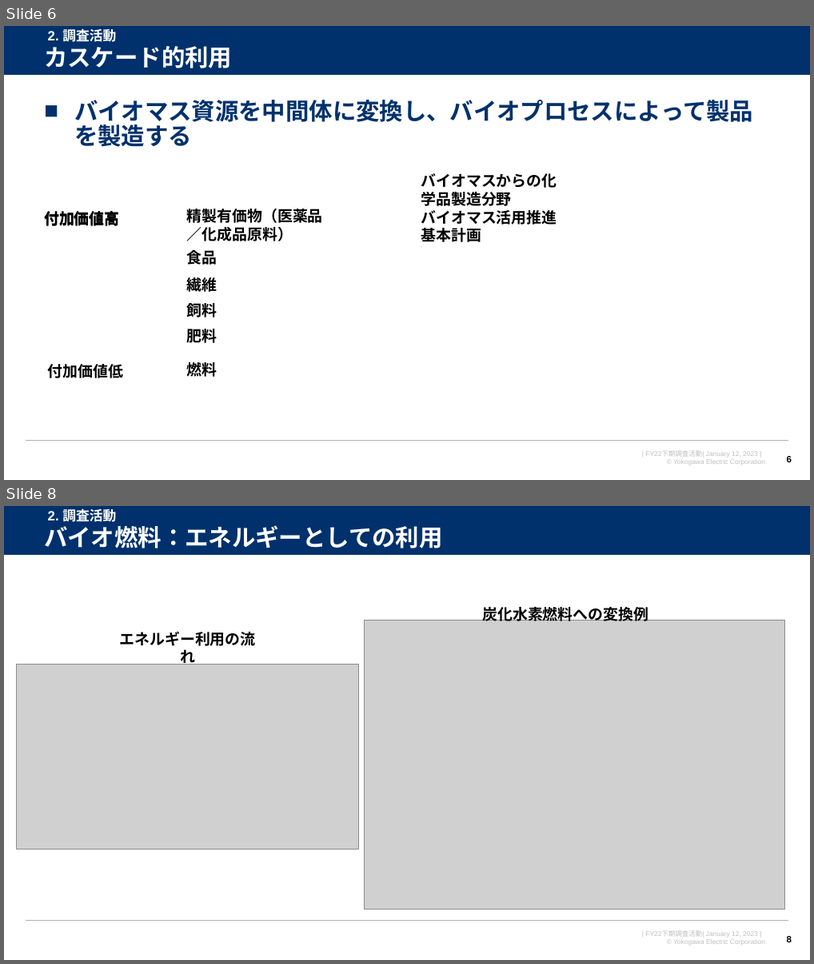
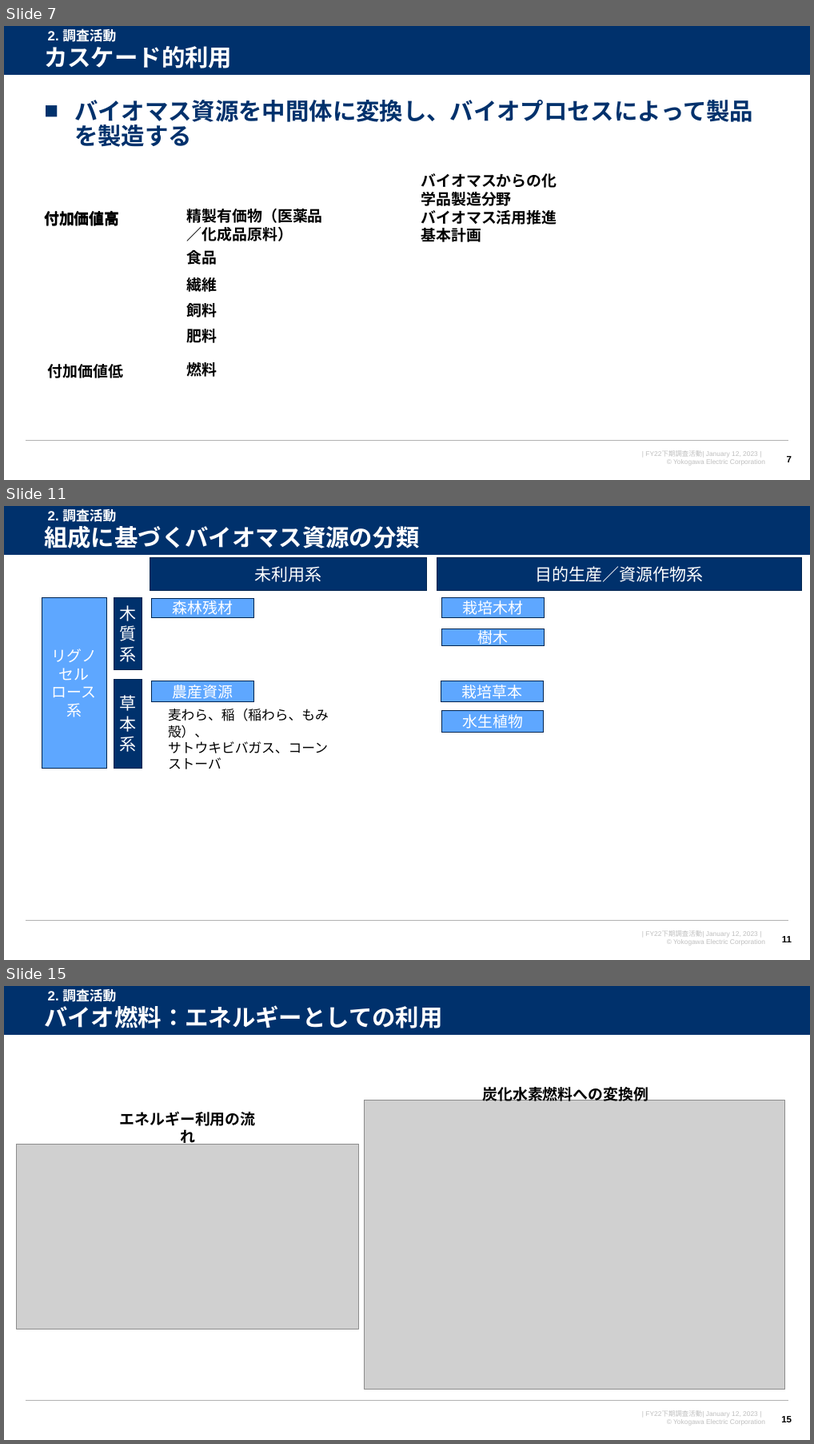
Before and after one commit to watarukumagai-git/denovo, a slide deck: survey_doc/230119_人工酵素設計_進捗報告_rev.0.pptx. Shown one above the other, each under a label of ours: slides 6 and 8 before the commit, slides 7, 11 and 15 after it; the slides between them are not shown. The pictures are 814x964 and 814x1444 pixels, drawn with LibreOffice and Linux fonts; fonts in the diff are those of the drawing; grey boxes stand for pictures; background and template pictures are left out. Boxes give left, top, right and bottom in pixels: in the first picture for what was removed or moved away, otherwise in the second. Text is boxed around its words. In the diff, an @@ line names an element or a change of style, - is before the commit and + after.

```diff
--- a/survey_doc/230119_人工酵素設計_進捗報告_rev.0.pptx
+++ b/survey_doc/230119_人工酵素設計_進捗報告_rev.0.pptx
@@ slide 11 added at <box>4,506,810,960</box>, background #FFFFFF; not listed: 4 template elements that a slide beside it also shows @@
@@ text added at <box>44,526,420,548</box>, 28 pt, text #FFFFFF, bold @@
+組成に基づくバイオマス資源の分類
@@ text added at <box>48,507,116,524</box>, 16 pt, text #FFFFFF, bold @@
+2. 調査活動
@@ rectangle added at <box>150,557,427,591</box>, fill #00316C, outline #002450 1 pt, 20 pt, text #FFFFFF @@
+未利用系
@@ rectangle added at <box>437,557,802,591</box>, fill #00316C, outline #002450 1 pt, 20 pt, text #FFFFFF @@
+目的生産／資源作物系
@@ rectangle added at <box>42,598,107,768</box>, fill #5EA7FF, outline #002450 1 pt, 18 pt, text #FFFFFF @@
+リグノセルロース系
@@ rectangle added at <box>114,597,142,670</box>, fill #00316C, outline #002450 1 pt, 20 pt, text #FFFFFF @@
+木質系
@@ rectangle added at <box>152,598,254,617</box>, fill #5EA7FF, outline #002450 1 pt, 18 pt, text #FFFFFF @@
+森林残材
@@ rectangle added at <box>442,597,545,617</box>, fill #5EA7FF, outline #002450 1 pt, 18 pt, text #FFFFFF @@
+栽培木材
@@ rectangle added at <box>442,629,545,646</box>, fill #5EA7FF, outline #002450 1 pt, 18 pt, text #FFFFFF @@
+樹木
@@ rectangle added at <box>114,679,142,768</box>, fill #00316C, outline #002450 1 pt, 20 pt, text #FFFFFF @@
+草本系
@@ rectangle added at <box>152,681,254,702</box>, fill #5EA7FF, outline #002450 1 pt, 18 pt, text #FFFFFF @@
+農産資源
@@ rectangle added at <box>442,681,544,702</box>, fill #5EA7FF, outline #002450 1 pt, 18 pt, text #FFFFFF @@
+栽培草本
@@ text added at <box>168,708,329,769</box>, 16 pt, text #000000 @@
+麦わら、稲（稲わら、もみ殻）、
+サトウキビバガス、コーンストーバ
@@ rectangle added at <box>442,710,544,732</box>, fill #5EA7FF, outline #002450 1 pt, 18 pt, text #FFFFFF @@
+水生植物
@@ page number added at <box>782,936,792,942</box>, 11 pt, text #000000, bold @@
+11
@@ what was slide 6 is now slide 7 @@
@@ page number at <box>787,456,792,462</box>: text changed @@
-6
+7
@@ what was slide 8 is now slide 15 @@
@@ page number at <box>782,1416,792,1422</box>: text changed @@
-8
+15
```
Also in this commit, not shown: 2 slides changed, 6 other slides added.
